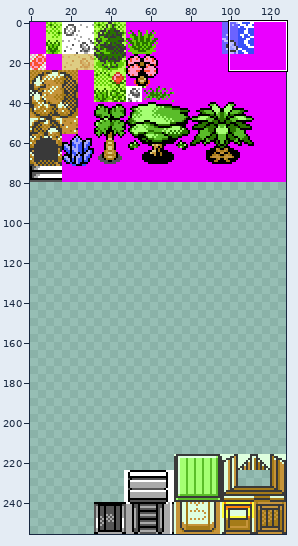
A pixel-art file gets an edit: data/tilesets/primary/crystal_guardians/tiles.aseprite. Above, an overview of the earlier version with the close-up marked.
Close-up. Before the commit:
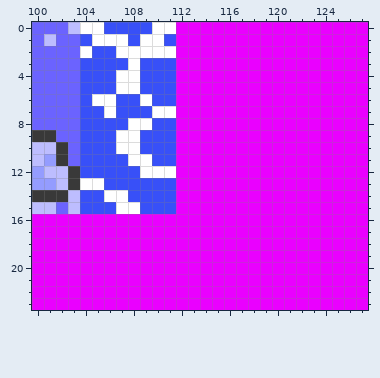
128x256 pixels, 1 frame. Colours within 5 levels of each other are drawn and written as one. Shown: x 100..127, y 0..23.
Once edited:
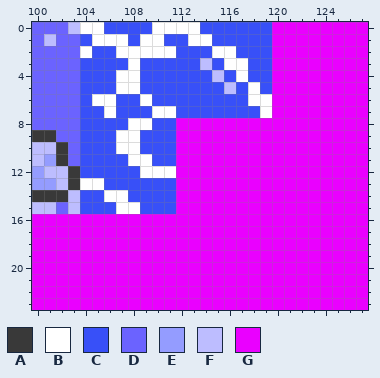
Palette (. is transparent): A #393939  B #ffffff  C #3850f8  D #6b63ff  E #949cff  F #bdbdff  G #ea00ff
Edits made:
--- layer "Layer 1"
@@ x 110..121 @@
- 0 BBGGGGGGGGGG
- 1 BCGGGGGGGGGG
- 2 BBGGGGGGGGGG
- 3 CCGGGGGGGGGG
- 4 CCGGGGGGGGGG
- 5 CCGGGGGGGGGG
- 6 CCGGGGGGGGGG
- 7 BBGGGGGGGGGG
+ 0 BBBBCCCCCCGG
+ 1 BCCBBCCCCCGG
+ 2 BBCCCBBCCCGG
+ 3 CCCCFCBBCCGG
+ 4 CCCCCFCBCCGG
+ 5 CCCCCCFCBCGG
+ 6 CCCCCCCCBBGG
+ 7 BBCCCCCCCBGG
  8 CCGGGGGGGGGG
